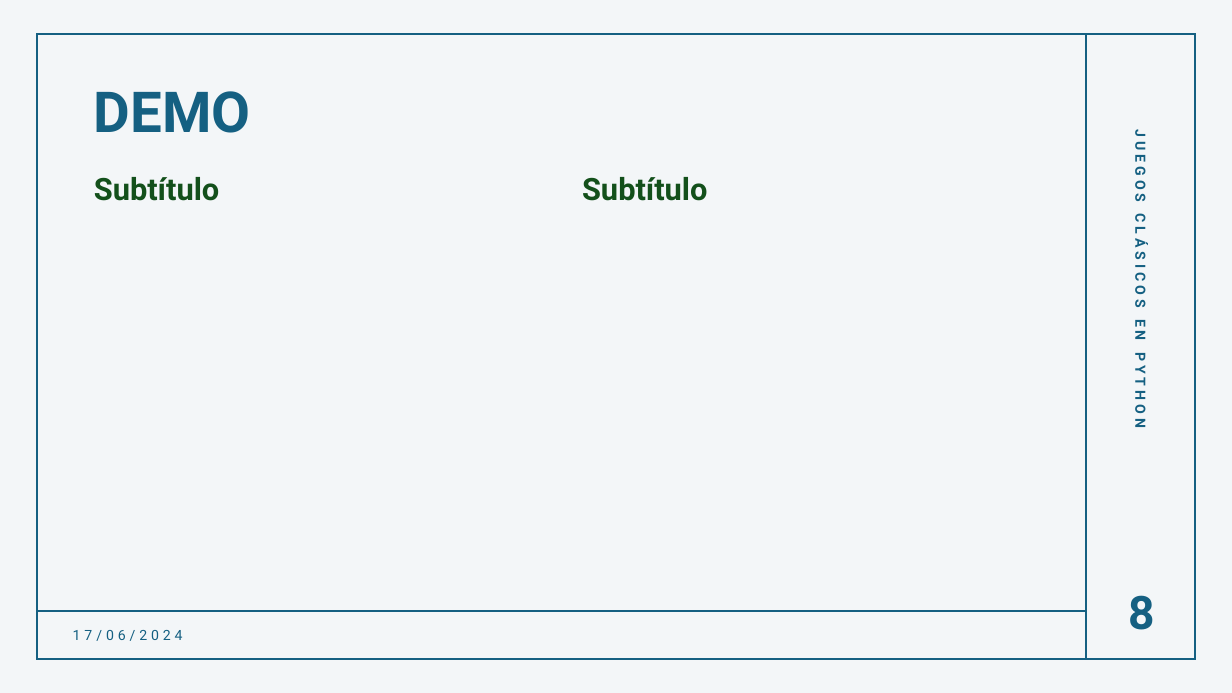
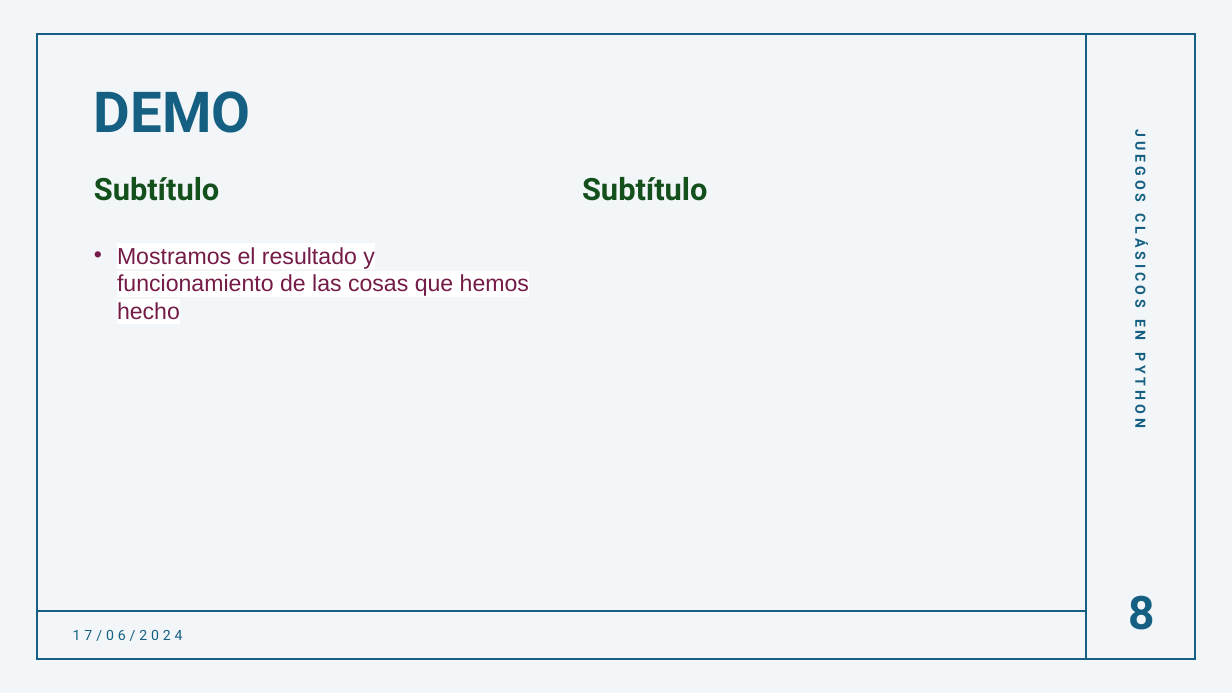
Before and after one commit to MaPitelli/proyecto-da-promo-i-modulo-1-team-2, a slide deck: slide 7 of Demo_2 Scrum.pptx (slide 4 before the commit). Drawn at 1232x693 pixels with LibreOffice and Linux fonts; fonts in the diff are those of the drawing. Boxes give left, top, right and bottom in pixels: in the first picture for what was removed or moved away, otherwise in the second. Text is boxed around its words. In the diff, an @@ line names an element or a change of style, - is before the commit and + after.

```diff
--- a/Demo_2 Scrum.pptx
+++ b/Demo_2 Scrum.pptx
@@ text added at [117,247,529,320], 18 pt, text #741B47 @@
+• Mostramos el resultado y funcionamiento de las cosas que hemos hecho
```
Also in this commit, not shown: 5 other slides changed.
